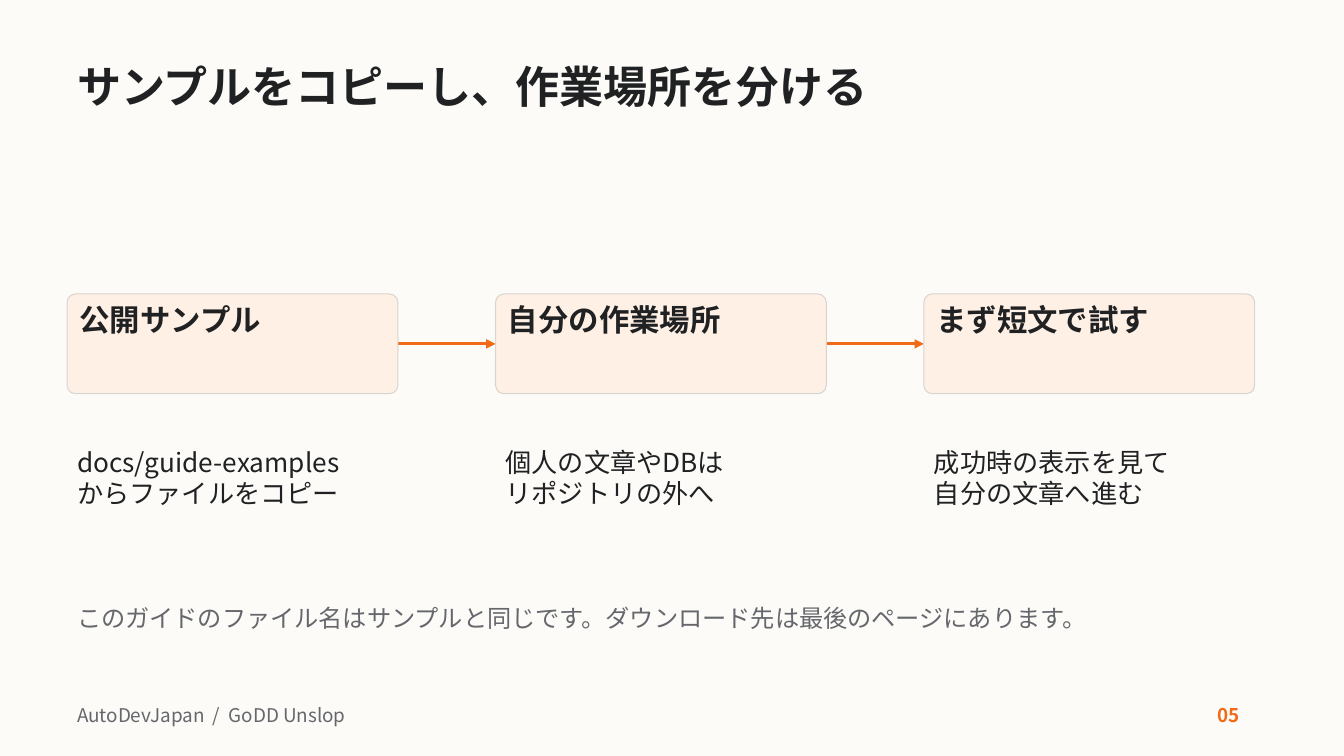
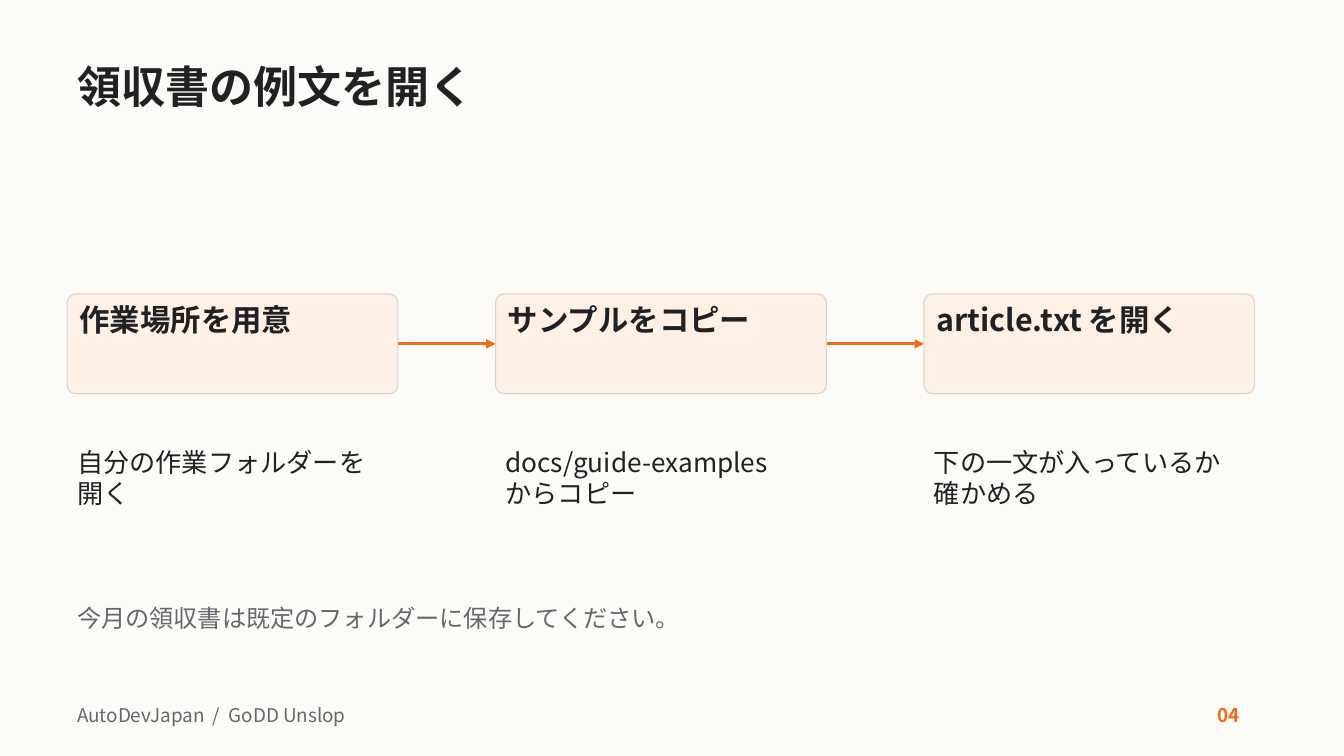
Before and after one commit to AutoDevJapan/GoDD-Unslop, a slide deck: slide 4 of docs/user-guide.pptx (slide 5 before the commit). Drawn at 1344x756 pixels with LibreOffice and Linux fonts; fonts in the diff are those of the drawing. Boxes give left, top, right and bottom in pixels: in the first picture for what was removed or moved away, otherwise in the second. Text is boxed around its words. In the diff, an @@ line names an element or a change of style, - is before the commit and + after.

Commit message:
操作を頼む文と動作を説明する文を書き分け、教材と例文をそろえる

```diff
--- a/docs/user-guide.pptx
+++ b/docs/user-guide.pptx
@@ title at box(77, 65, 473, 107): text changed @@
-サンプルをコピーし、作業場所を分ける
+領収書の例文を開く
@@ text in rounded rectangle at box(80, 305, 293, 334): text changed @@
-公開サンプル
+作業場所を用意
@@ text in rounded rectangle at box(508, 305, 750, 333): text changed @@
-自分の作業場所
+サンプルをコピー
@@ text in rounded rectangle at box(936, 306, 1180, 334): text changed @@
-まず短文で試す
+article.txt を開く
@@ text at box(77, 450, 365, 505): text changed @@
-docs/guide-examples
-からファイルをコピー
+自分の作業フォルダーを
+開く
@@ text at box(505, 451, 767, 504): text changed @@
-個人の文章やDBは
-リポジトリの外へ
+docs/guide-examples
+からコピー
@@ text at box(934, 450, 1221, 505): text changed @@
-成功時の表示を見て
-自分の文章へ進む
+下の一文が入っているか
+確かめる
@@ text at box(77, 606, 680, 629): text changed @@
-このガイドのファイル名はサンプルと同じです。ダウンロード先は最後のページにあります。
+今月の領収書は既定のフォルダーに保存してください。
@@ text at box(1217, 707, 1239, 723): text changed @@
-05
+04
```
Also in this commit, not shown: 25 other slides changed, 16 other files.
